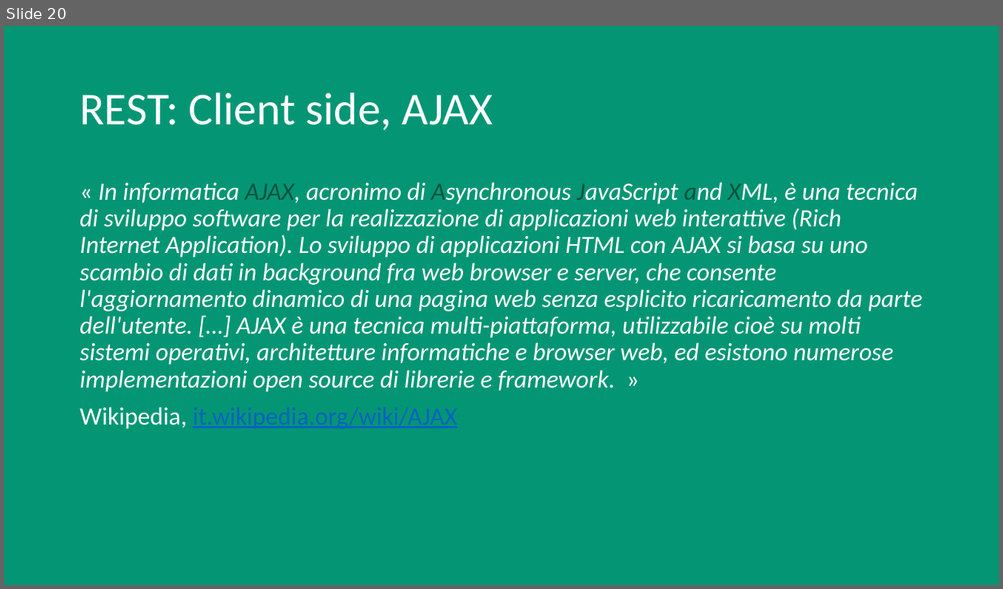
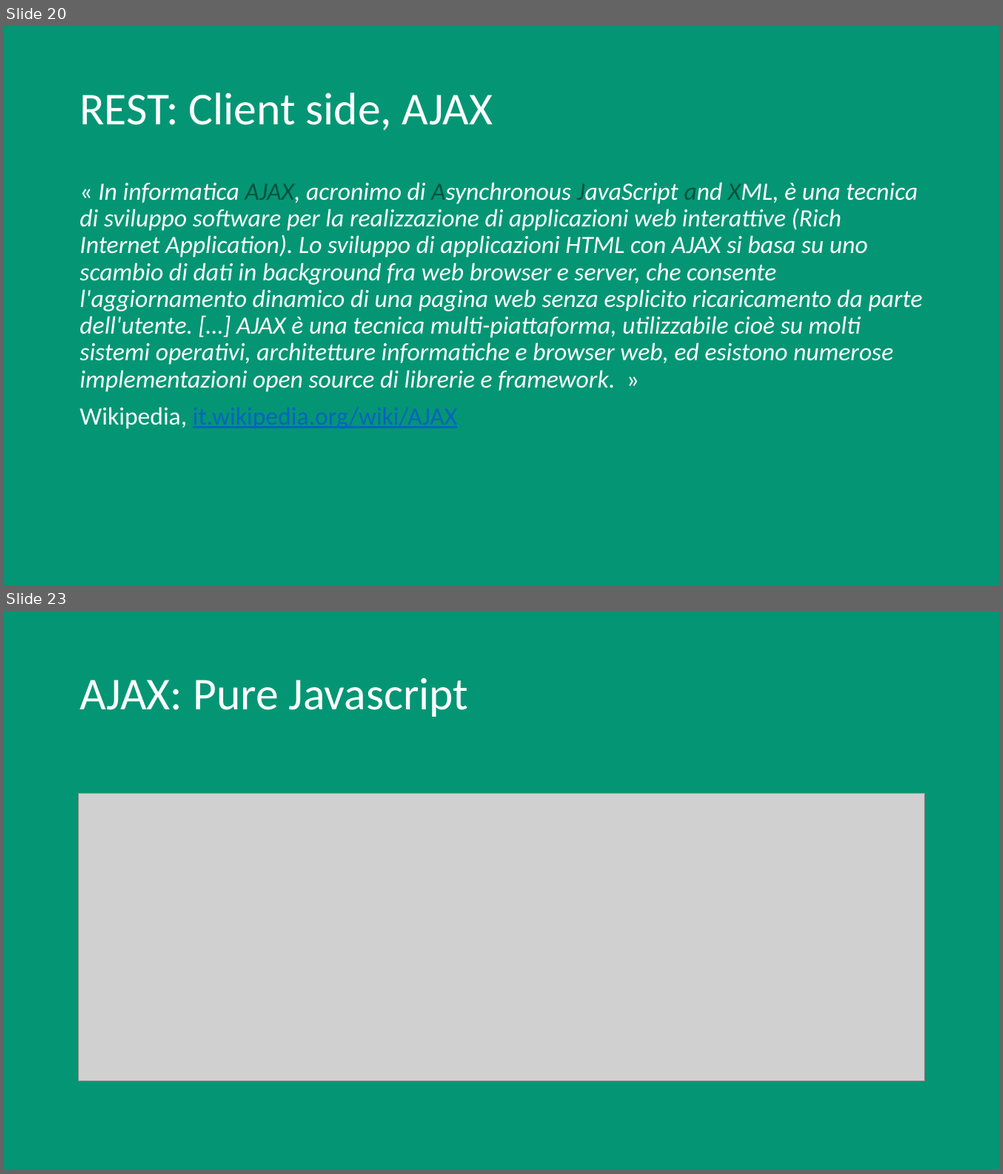
Before and after one commit to vassallocarlo/Tesi-RESTful, a slide deck: REST.pptx. Shown one above the other, each under a label of ours: slide 20 before the commit, slides 20 and 23 after it; the slides between them are not shown. The pictures are 1003x589 and 1003x1174 pixels, drawn with LibreOffice and Linux fonts; fonts in the diff are those of the drawing; grey boxes stand for pictures. Boxes give left, top, right and bottom in pixels: in the first picture for what was removed or moved away, otherwise in the second. Text is boxed around its words. In the diff, an @@ line names an element or a change of style, - is before the commit and + after.

```diff
--- a/REST.pptx
+++ b/REST.pptx
@@ slide 23 added at bbox=[4, 611, 999, 1170], background #049674 @@
@@ title added at bbox=[79, 678, 469, 717], 44 pt, text #FFFFFF @@
+AJAX: Pure Javascript
@@ picture added at bbox=[79, 794, 924, 1081] @@
```
Also in this commit, not shown: 6 slides changed, 8 other slides added, 9 other files.
